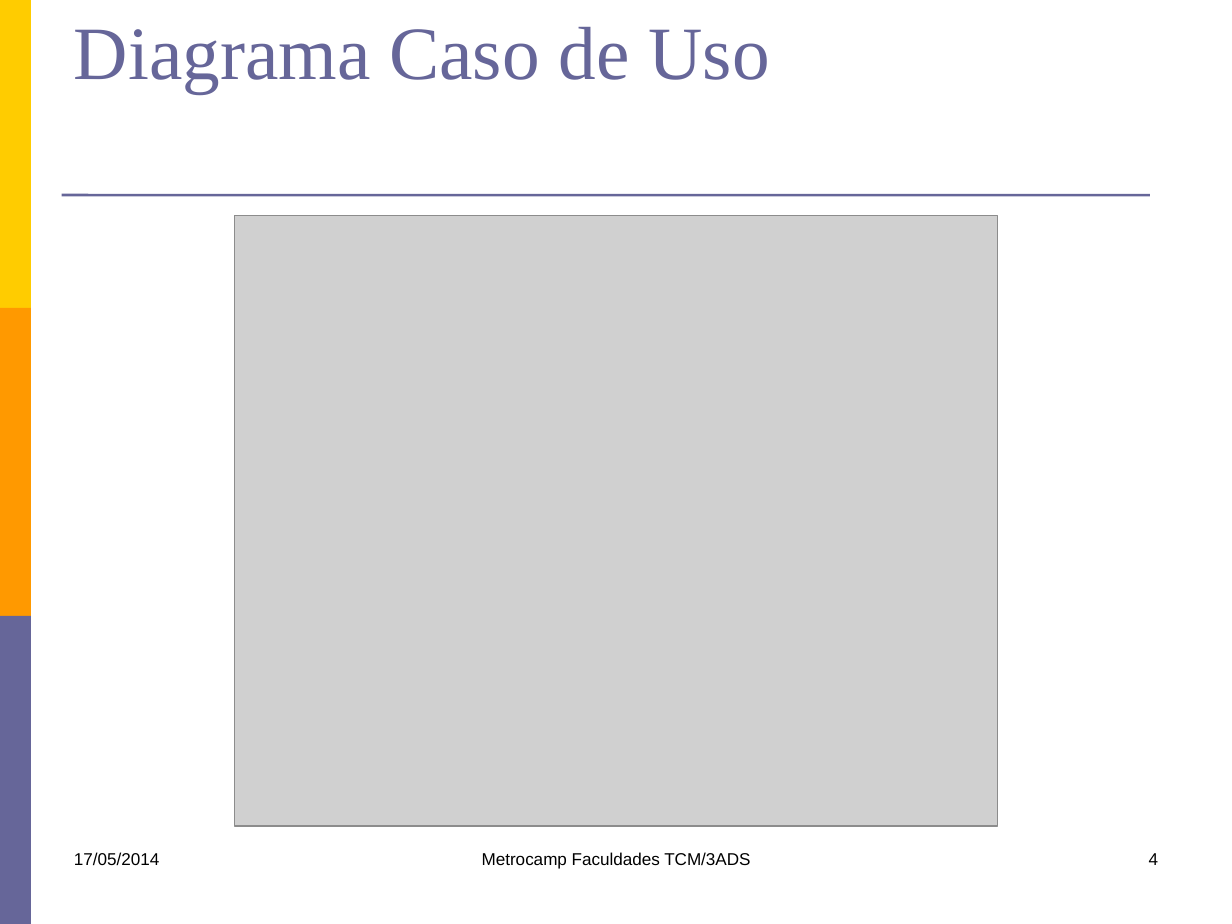
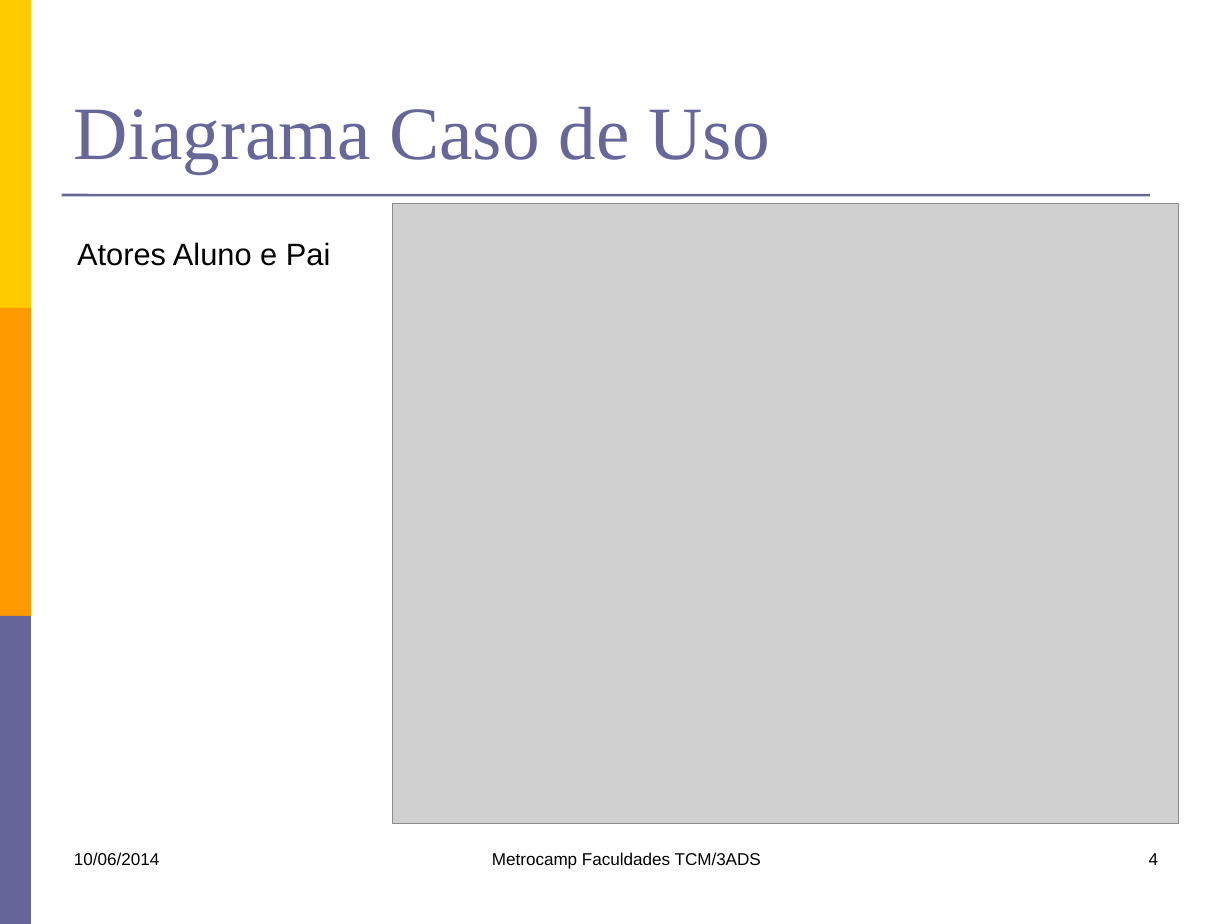
Before and after one commit to lfernandobra/pi5g1s14, a slide deck: slide 4 of documentacao/G5_Apresentacao1sem2014.pptx. Drawn at 1232x924 pixels with LibreOffice and Linux fonts; fonts in the diff are those of the drawing; grey boxes stand for pictures. Boxes give left, top, right and bottom in pixels: in the first picture for what was removed or moved away, otherwise in the second. Text is boxed around its words. In the diff, an @@ line names an element or a change of style, - is before the commit and + after.

```diff
--- a/documentacao/G5_Apresentacao1sem2014.pptx
+++ b/documentacao/G5_Apresentacao1sem2014.pptx
@@ title "Diagrama Caso de Uso": place and size @@
-title "Diagrama Caso de Uso" at (74, 27, 770, 93)
+title "Diagrama Caso de Uso" at (74, 107, 770, 174)
@@ picture: place and size @@
-picture at (234, 216, 997, 825)
+picture at (393, 203, 1179, 823)
@@ text added at (77, 242, 331, 266), 18 pt, text #000000 @@
+Atores Aluno e Pai
@@ text at (74, 852, 159, 866): text changed @@
-17/05/2014
+10/06/2014
@@ text "Metrocamp Faculdades TCM/3ADS": place and size @@
-text "Metrocamp Faculdades TCM/3ADS" at (482, 852, 750, 869)
+text "Metrocamp Faculdades TCM/3ADS" at (492, 852, 761, 869)
```
Also in this commit, not shown: 7 other slides changed, 1 other file.
